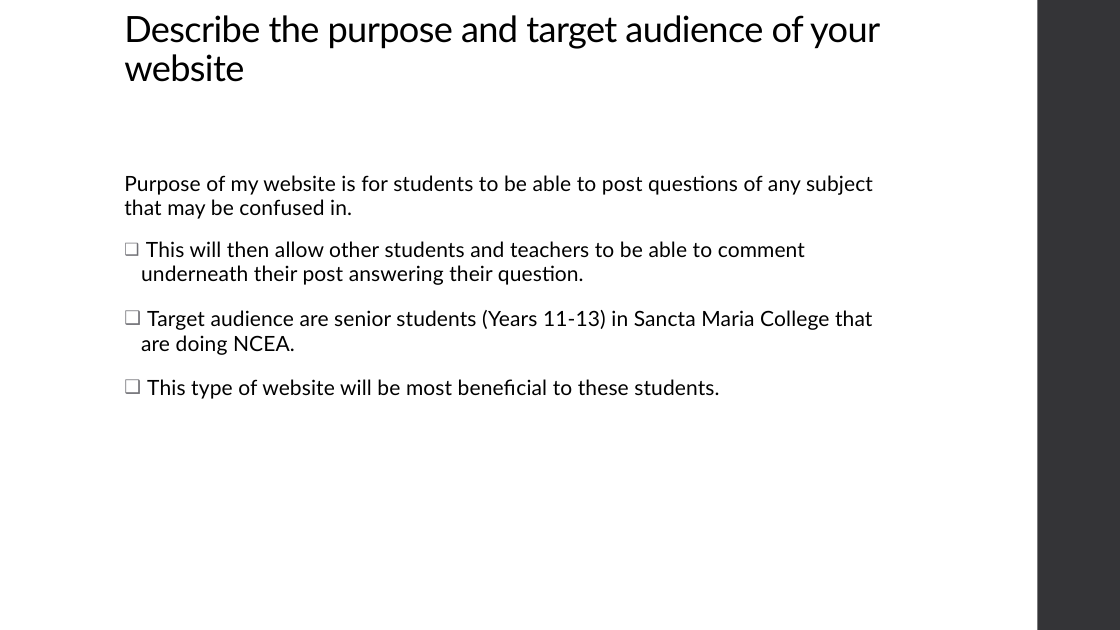
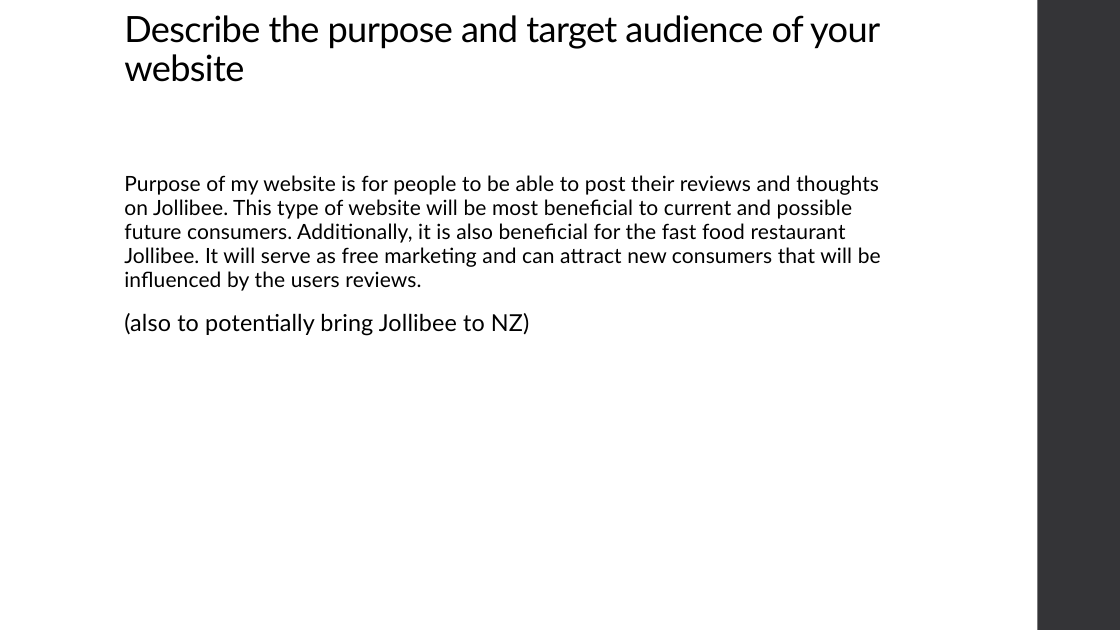
Before and after one commit to niuqaoJ-life/jollibee-fanpage, a slide deck: slide 5 of AS91903_91906_Evidence_Joaquin_Badenas.pptx. Drawn at 1120x630 pixels with LibreOffice and Linux fonts; fonts in the diff are those of the drawing. Boxes give left, top, right and bottom in pixels: in the first picture for what was removed or moved away, otherwise in the second. Text is boxed around its words. In the diff, an @@ line names an element or a change of style, - is before the commit and + after.

Commit message:
Redesigned wireframes for website
Made changes to wireframe on what the website wants to look like. As well as changed my purpose of my website.

```diff
--- a/AS91903_91906_Evidence_Joaquin_Badenas.pptx
+++ b/AS91903_91906_Evidence_Joaquin_Badenas.pptx
@@ text at (124,175,881,336): text changed @@
-Purpose of my website is for students to be able to post questions of any subject that may be confused in.
-❑ This will then allow other students and teachers to be able to comment underneath their post answering their question.
-❑ Target audience are senior students (Years 11-13) in Sancta Maria College that are doing NCEA.
-❑ This type of website will be most beneficial to these students.
+Purpose of my website is for people to be able to post their reviews and thoughts on Jollibee. This type of website will be most beneficial to current and possible future consumers. Additionally, it is also beneficial for the fast food restaurant Jollibee. It will serve as free marketing and can attract new consumers that will be influenced by the users reviews.
+(also to potentially bring Jollibee to NZ)
```
Also in this commit, not shown: 6 other slides changed, 2 slides added.
